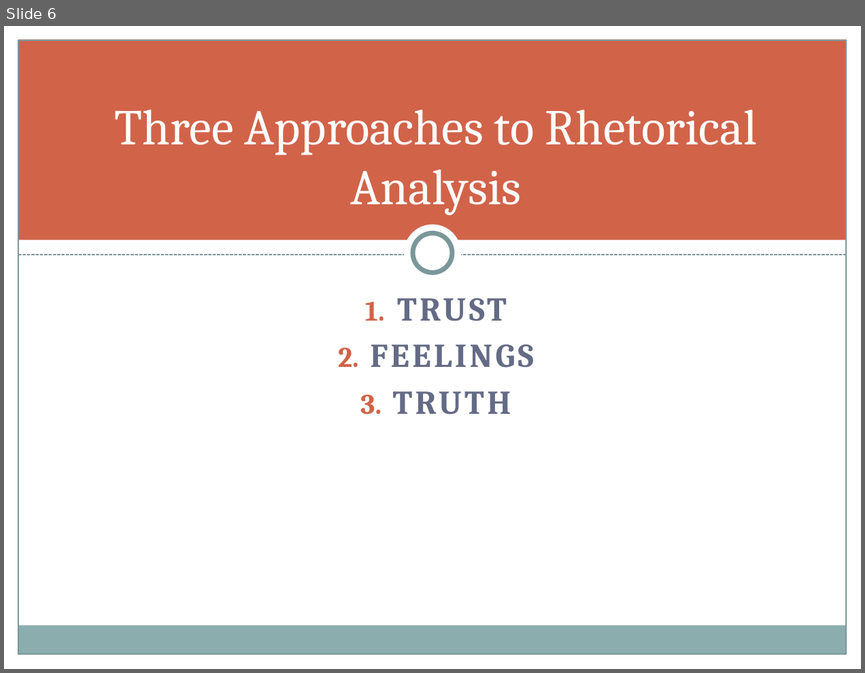
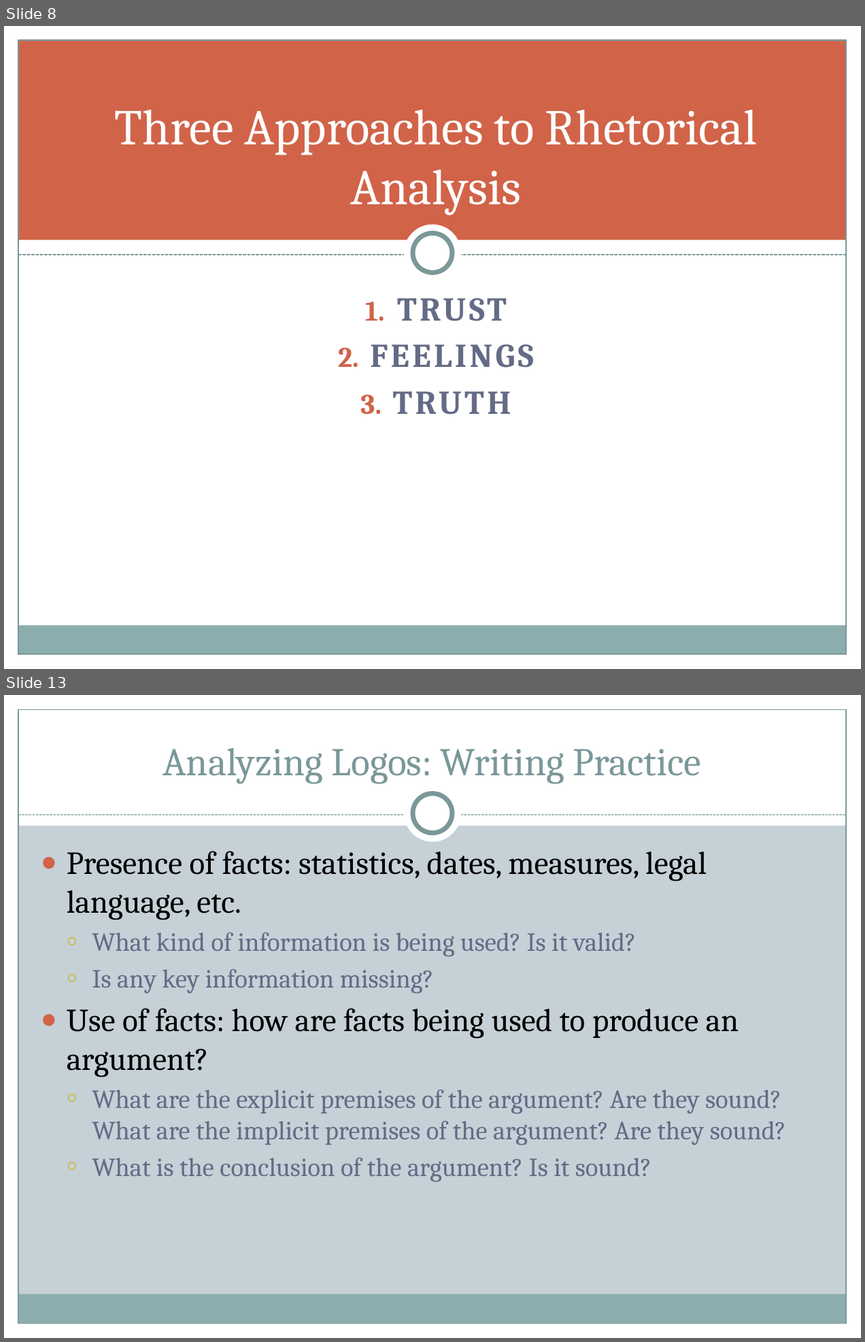
Before and after one commit to halperta/halperta.github.io, a slide deck: rhe306-spring2014/documents/logosLecture.pptx. Shown one above the other, each under a label of ours: slide 6 before the commit, slides 8 and 13 after it; the slides between them are not shown. The pictures are 865x673 and 865x1342 pixels, drawn with LibreOffice and Linux fonts; fonts in the diff are those of the drawing. Boxes give left, top, right and bottom in pixels: in the first picture for what was removed or moved away, otherwise in the second. Text is boxed around its words. In the diff, an @@ line names an element or a change of style, - is before the commit and + after.

Commit message:
logos lecture

```diff
--- a/rhe306-spring2014/documents/logosLecture.pptx
+++ b/rhe306-spring2014/documents/logosLecture.pptx
@@ slide 13 added at <box>4,695,861,1338</box>, background #C5D1D7; not listed: 3 template elements that a slide beside it also shows @@
@@ rectangle added at <box>4,695,861,826</box>, fill #FFFFFF @@
@@ rectangle added at <box>4,695,18,1338</box>, fill #FFFFFF @@
@@ rectangle added at <box>847,695,861,1338</box>, fill #FFFFFF @@
@@ title added at <box>162,748,702,784</box>, 33 pt, text #7C999A @@
+Analyzing Logos: Writing Practice
@@ ellipse added at <box>404,785,462,843</box>, fill #FFFFFF @@
@@ ellipse added at <box>413,794,452,833</box>, fill #FFFFFF, outline #7C999A 4 pt @@
@@ line added from (18, 815) to (847, 815), #7C999A 0.75 pt dashed @@
@@ text added at <box>67,851,786,1182</box>, 22 pt, text #646B86 @@
+● Presence of facts: statistics, dates, measures, legal language, etc.
+  ○ What kind of information is being used? Is it valid?
+  ○ Is any key information missing?
+● Use of facts: how are facts being used to produce an argument?
+  ○ What are the explicit premises of the argument? Are they sound?
+    What are the implicit premises of the argument? Are they sound?
+  ○ What is the conclusion of the argument? Is it sound?
@@ what was slide 6 is now slide 8 @@
```
Also in this commit, not shown: 5 slides changed, 5 other slides added, 6 slides removed, 4 other files.
